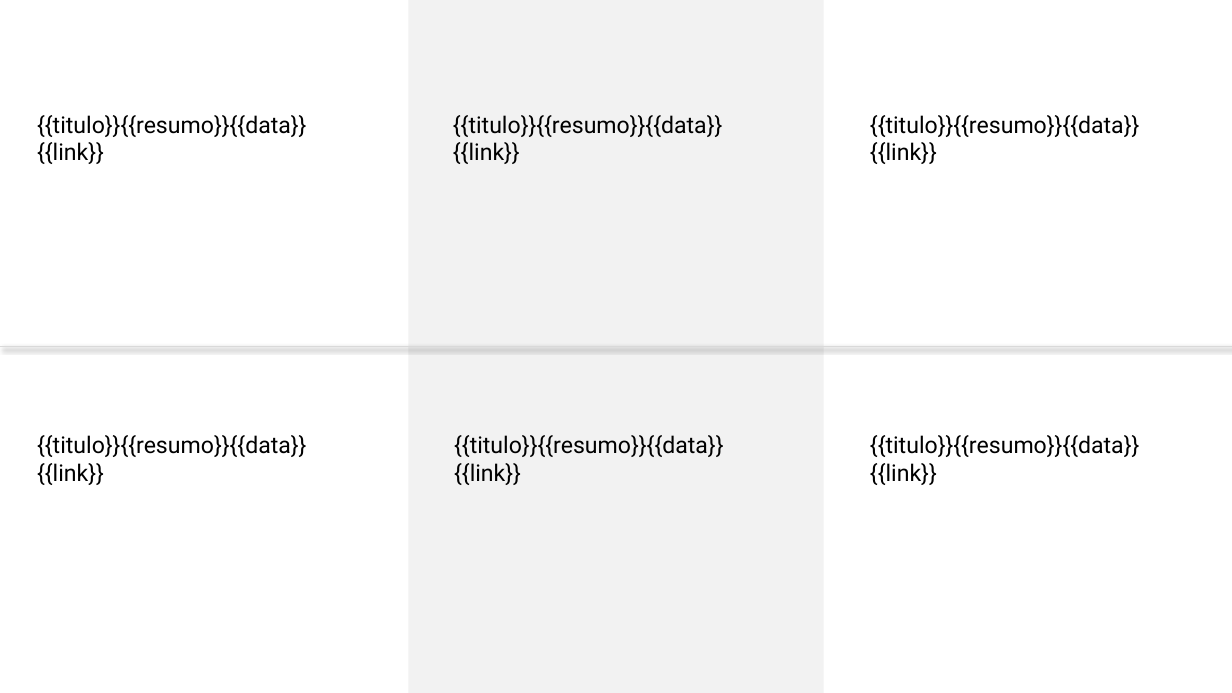
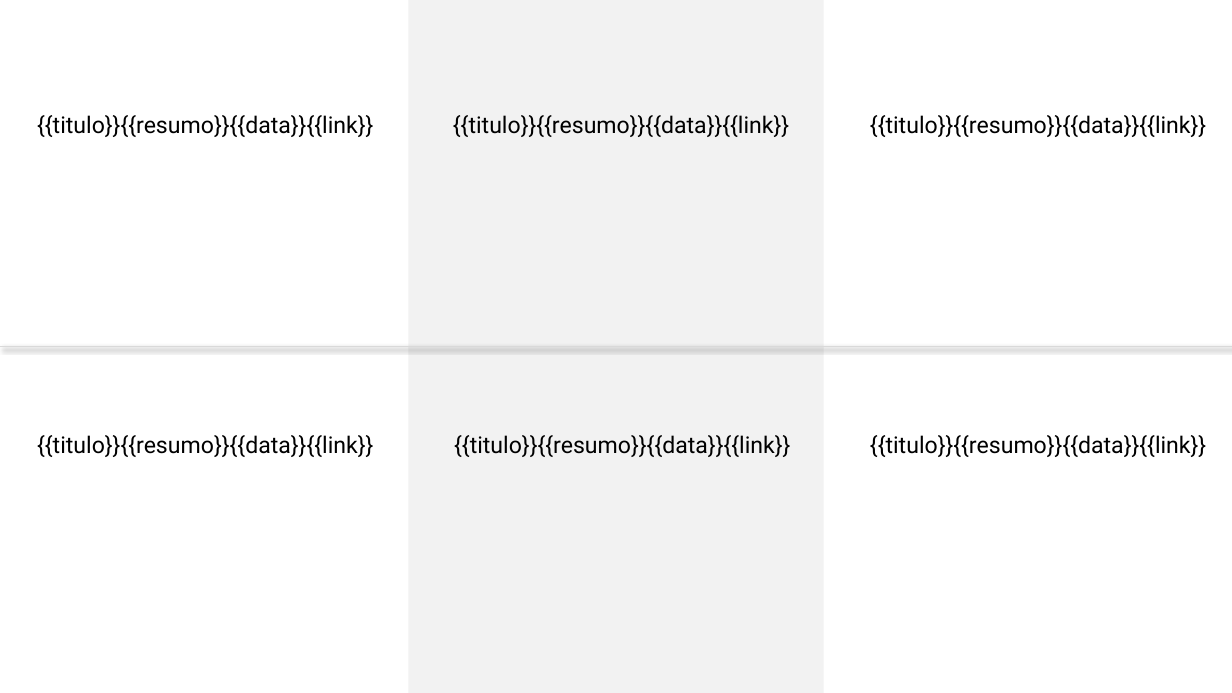
Before and after one commit to kamilypl/API-Python, a slide deck: slide 1 of template.pptx. Drawn at 1232x693 pixels with LibreOffice and Linux fonts; fonts in the diff are those of the drawing. Boxes give left, top, right and bottom in pixels: in the first picture for what was removed or moved away, otherwise in the second. Text is boxed around its words. In the diff, an @@ line names an element or a change of style, - is before the commit and + after.

Commit message:
slide

```diff
--- a/template.pptx
+++ b/template.pptx
@@ text "{{titulo}}{{resumo}}{{data}}{{link}}" rewrapped from bbox=[37, 115, 306, 164] to bbox=[37, 115, 373, 137] @@
@@ text "{{titulo}}{{resumo}}{{data}}{{link}}" rewrapped from bbox=[453, 115, 722, 164] to bbox=[453, 115, 789, 137] @@
@@ text "{{titulo}}{{resumo}}{{data}}{{link}}" rewrapped from bbox=[870, 115, 1139, 164] to bbox=[870, 115, 1206, 137] @@
@@ text "{{titulo}}{{resumo}}{{data}}{{link}}" rewrapped from bbox=[37, 435, 306, 485] to bbox=[37, 435, 373, 457] @@
@@ text "{{titulo}}{{resumo}}{{data}}{{link}}" rewrapped from bbox=[454, 435, 723, 485] to bbox=[454, 435, 790, 457] @@
@@ text "{{titulo}}{{resumo}}{{data}}{{link}}" rewrapped from bbox=[870, 435, 1139, 485] to bbox=[870, 435, 1206, 457] @@
```
